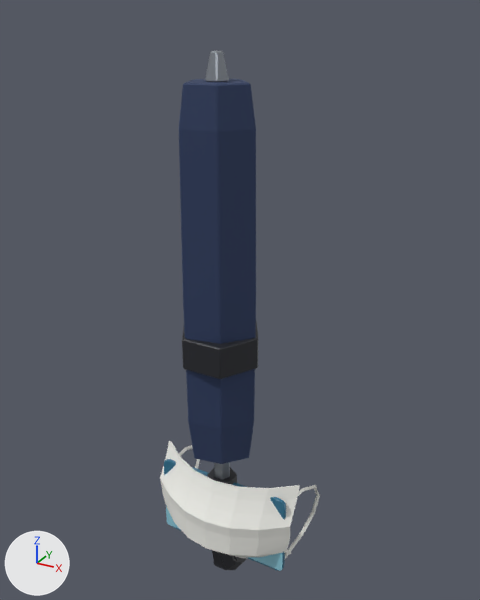
Two versions of the Blender file assets/items.blend, one commit apart.
Rendered twice from a camera (50 mm lens) standing at (0.164, -0.277, 0.284) and looking at (-0.003, 0.027, 0.132). The axes (+X, +Y, +Z) are drawn at lower left. The lights are the same throughout. The picture after the commit comes second.

Before the edit, the objects in view are built like this:
```python
me_itm04_card = bpy.data.meshes.new('ITM04_Card')
me_itm04_card.from_pydata(...)  # 160 vertices, 108 faces; spans x -0.042..0.042, y -0.0016..0.0015, z -0.0265..0.0265
# faces by material slot: [50, 34, 14, 10]
me_itm04_card.materials.append(mat_itm_cardbody)  # blue #2c6e8c
me_itm04_card.materials.append(mat_itm_cardaccent)  # cyan #8fcbdd
me_itm04_card.materials.append(mat_itm_cardchip)  # orange #d9b25e
me_itm04_card.materials.append(mat_itm_dark)  # black #20222a
me_itm06_mask = bpy.data.meshes.new('ITM06_Mask')
me_itm06_mask.from_pydata(...)  # 196 vertices, 190 faces; spans x -0.0459..0.0459, y -0.021..0.0453, z -0.0315..0.0313
# faces by material slot: [138, 52]
me_itm06_mask.materials.append(mat_itm_maskcloth)  # white #efefe9
me_itm06_mask.materials.append(mat_itm_maskloop)  # light grey #e2e2dc
me_itm09_umbrella = bpy.data.meshes.new('ITM09_Umbrella')
me_itm09_umbrella.from_pydata(...)  # 326 vertices, 337 faces; spans x -0.023..0.023, y -0.02..0.059, z -0.053..0.266
# faces by material slot: [187, 76, 74]
me_itm09_umbrella.materials.append(mat_itm_umbrellagrip)  # black #23252b
me_itm09_umbrella.materials.append(mat_itm_umbrellametal)  # grey #9aa0a8
me_itm09_umbrella.materials.append(mat_itm_umbrellacanopy)  # dark blue #2a3a5e
ob_itm04_card = bpy.data.objects.new('ITM04_Card', me_itm04_card)
ob_itm04_card.location = (0.0, 0.0, 0.0)
ob_itm06_mask = bpy.data.objects.new('ITM06_Mask', me_itm06_mask)
ob_itm06_mask.location = (0.0, 0.0, 0.0)
ob_itm09_umbrella = bpy.data.objects.new('ITM09_Umbrella', me_itm09_umbrella)
ob_itm09_umbrella.location = (0.0, 0.0, 0.0)
```
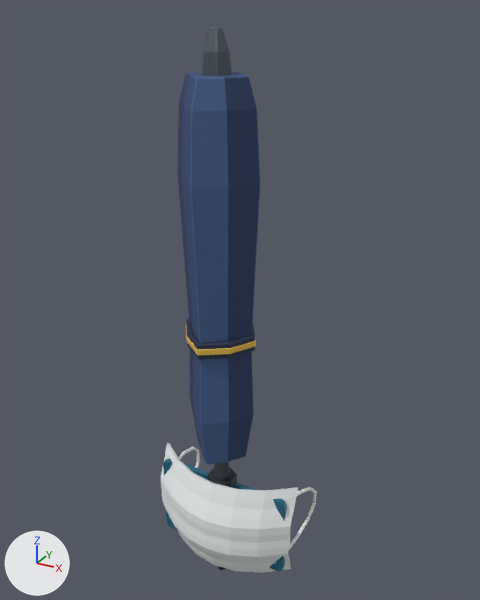
What differs and where, as boxes (x1, y1, x2, y2) in the pictures (480 x 600 px; the box of a moved part takes in the faces that stretch with it):
'ITM09_Umbrella', reshaped: before (179, 51, 258, 570); after (178, 27, 260, 570)
'ITM06_Mask', reshaped (10% taller): before (160, 441, 320, 559); after (161, 443, 317, 573)
part 1 of me_itm06_mask, rebuilt (11% taller): before (160, 441, 300, 558); after (161, 443, 298, 573)
part 2 of me_itm06_mask, rebuilt: before (285, 485, 320, 559); after (289, 487, 317, 549)
part 3 of me_itm06_mask, rebuilt: before (179, 445, 200, 469); after (178, 447, 200, 468)
part 4 of me_itm09_umbrella, rebuilt (6% wider): before (179, 79, 256, 464); after (178, 71, 260, 465)
part 5 of me_itm09_umbrella, rebuilt (24% wider, 56% taller): before (205, 51, 229, 82); after (202, 27, 232, 76)
part 6 of me_itm09_umbrella, rebuilt (9% narrower, 29% shorter): before (182, 321, 258, 379); after (186, 319, 255, 360)
part 7 of me_itm09_umbrella, added (yellow): after (186, 328, 256, 356)
part 8 of me_itm09_umbrella, moved or reshaped (mostly hidden afterwards): before (212, 476, 247, 570); after (217, 476, 237, 570)
part 9 of me_itm09_umbrella, recoloured (darker): (215, 462, 229, 479) in both

What changed in the scene script:
```text
Add mat_itm_umbmetal:
    mat_itm_umbmetal = principled_material('ITM_UmbMetal')
    mat_itm_umbmetal.base_color = (0.0999, 0.12, 0.144)  # greyish blue #59616a
    mat_itm_umbmetal.metallic = 0.55
    mat_itm_umbmetal.roughness = 0.42
Change me_itm06_mask:
    remove me_itm06_mask.from_pydata(...)  # 196 vertices, 190 faces; spans x -0.0459..0.0459, y -0.021..0.0453, z -0.0315..0.0313
    add me_itm06_mask.from_pydata(...)  # 278 vertices, 268 faces; spans x -0.0454..0.0454, y -0.0205..0.042, z -0.0313..0.0313
    me_itm06_mask part 1: the loose piece of 140 vertices spanning x -0.0455..0.0455, y -0.021..0.0209, z -0.0315..0.0313 is rebuilt with 182 vertices and now spans x -0.0454..0.0454, y -0.0205..0.0098, z -0.0313..0.0313
    me_itm06_mask part 2: the loose piece of 28 vertices spanning x 0.0383..0.0459, y 0.0038..0.0453, z -0.0217..0.0217 is rebuilt with 48 vertices and now spans x 0.0376..0.0447, y 0.0038..0.042, z -0.0202..0.0202
    me_itm06_mask part 3: the loose piece of 28 vertices spanning x -0.0459..-0.0383, y 0.0038..0.0453, z -0.0217..0.0217 is rebuilt with 48 vertices and now spans x -0.0447..-0.0376, y 0.0038..0.042, z -0.0202..0.0202
    add me_itm06_mask.materials.append(mat_itm_maskinner)  # light grey #c7d0d1
Change me_itm09_umbrella:
    remove me_itm09_umbrella.from_pydata(...)  # 326 vertices, 337 faces; spans x -0.023..0.023, y -0.02..0.059, z -0.053..0.266
    remove me_itm09_umbrella.materials.append(mat_itm_umbrellagrip)  # black #23252b
    remove me_itm09_umbrella.materials.append(mat_itm_umbrellacanopy)  # dark blue #2a3a5e
    add me_itm09_umbrella.from_pydata(...)  # 368 vertices, 370 faces; spans x -0.024..0.023, y -0.025..0.06, z -0.055..0.276
    me_itm09_umbrella part 4: the loose piece of 72 vertices spanning x -0.017..0.021, y -0.019..0.019, z 0.048..0.253 is rebuilt with 88 vertices and now spans x -0.024..0.023, y -0.025..0.024, z 0.048..0.256
    me_itm09_umbrella part 5: the loose piece of 36 vertices spanning x -0.006..0.006, y -0.005..0.005, z 0.253..0.266 is rebuilt with 48 vertices and now spans x -0.008..0.008, y -0.007..0.007, z 0.254..0.276, in mat_itm_umbmetal (greyish blue #59616a)
    me_itm09_umbrella part 6: the loose piece of 36 vertices spanning x -0.023..0.023, y -0.02..0.02, z 0.108..0.126 is rebuilt with 40 vertices and now spans x -0.022..0.021, y -0.023..0.022, z 0.118..0.127, in mat_itm_umbstrap (dark blue #202d47)
    me_itm09_umbrella part 7: a new loose piece of 40 vertices spanning x -0.022..0.021, y -0.023..0.023, z 0.12..0.124, in mat_itm_pointyellow (yellow #e5b84a)
    me_itm09_umbrella part 8: 9 vertices moved within x -0.008..0.008, y -0.009..0.005, z -0.014; 123 vertices removed from x -0.009..0.009, y -0.008..0.059, z -0.053..0.052; 93 vertices added at x -0.008..0.008, y -0.005..0.06, z -0.055..0.052
    me_itm09_umbrella part 9: 24 faces spanning x -0.005..0.005, y -0.004..0.004, z 0.026..0.052 switch from mat_itm_umbrellametal (grey #9aa0a8) to mat_itm_umbmetal (greyish blue #59616a)
    add me_itm09_umbrella.materials.append(mat_itm_umbgrip)  # black #20252e
    add me_itm09_umbrella.materials.append(mat_itm_umbcanopy)  # dark blue #344b78
    add me_itm09_umbrella.materials.append(mat_itm_umbfold)  # dark blue #263a61
    add me_itm09_umbrella.materials.append(mat_itm_umbfoldlit)  # blue #455f8d
    add me_itm09_umbrella.materials.append(mat_itm_umbstrap)  # dark blue #202d47
    add me_itm09_umbrella.materials.append(mat_itm_pointyellow)  # yellow #e5b84a
```
